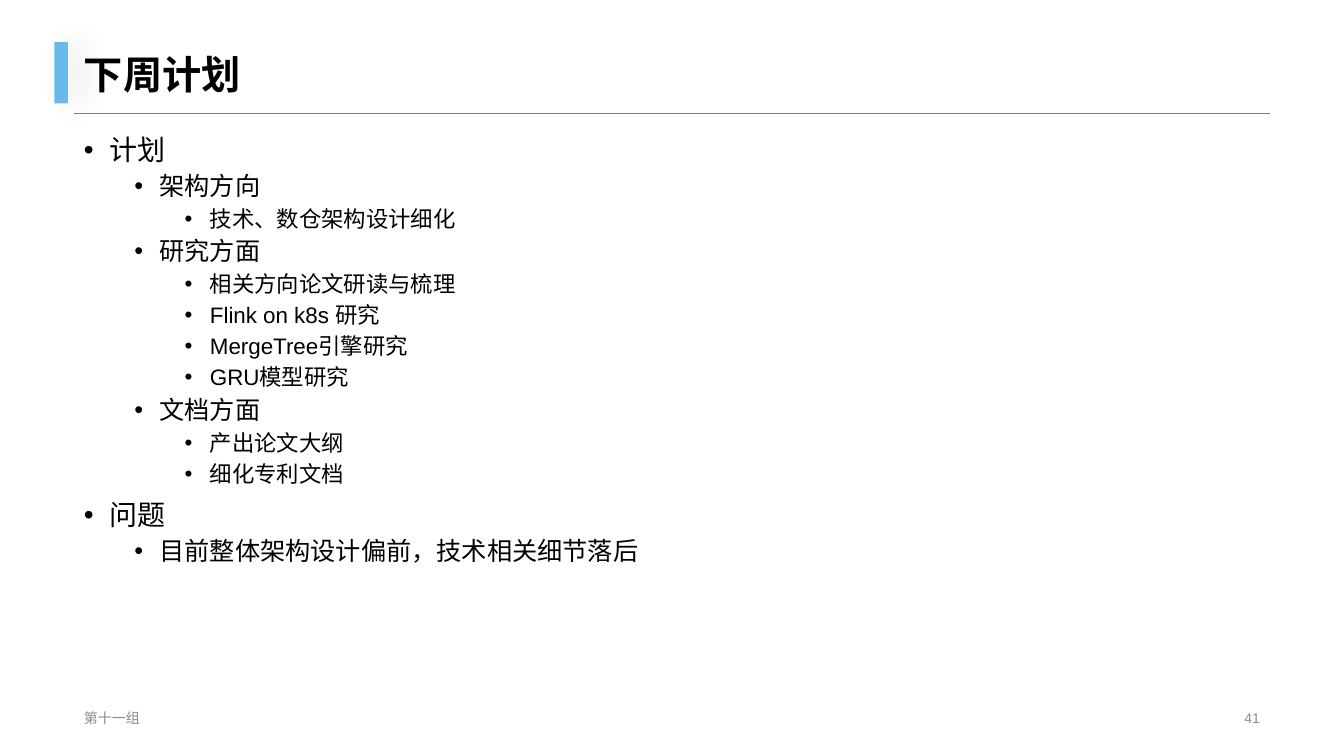
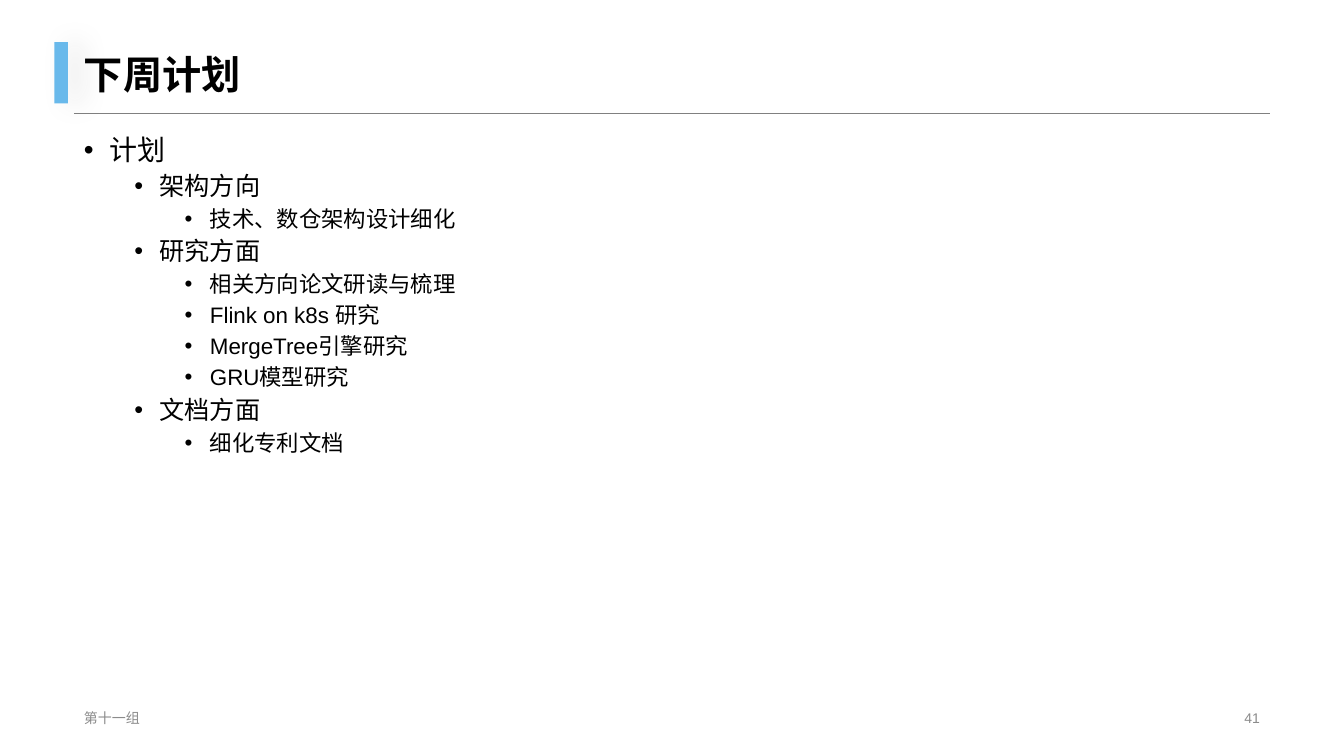
Before and after one commit to mongo-lab/cloud-research, a slide deck: slide 41 of 汇报ppt/项目周汇报-11组-第四次.pptx. Drawn at 1344x756 pixels with LibreOffice and Linux fonts; fonts in the diff are those of the drawing; background and template pictures are left out. Boxes give left, top, right and bottom in pixels: in the first picture for what was removed or moved away, otherwise in the second. Text is boxed around its words. In the diff, an @@ line names an element or a change of style, - is before the commit and + after.

```diff
--- a/汇报ppt/项目周汇报-11组-第四次.pptx
+++ b/汇报ppt/项目周汇报-11组-第四次.pptx
@@ text at (210,432,344,453): paragraph removed @@
-    • 产出论文大纲
@@ text at (109,502,639,563): paragraphs removed @@
-• 问题
-  • 目前整体架构设计偏前，技术相关细节落后
```
Also in this commit, not shown: 4 other slides changed, 18 other files.
